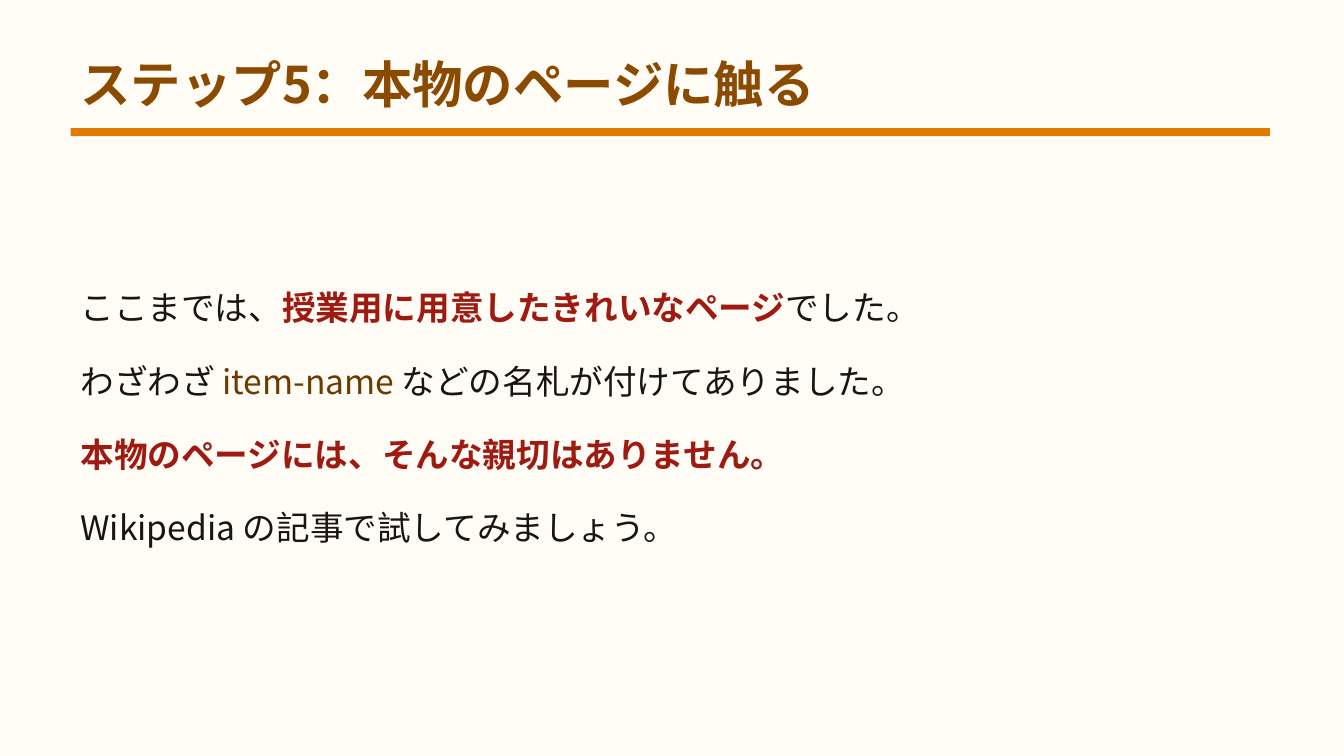
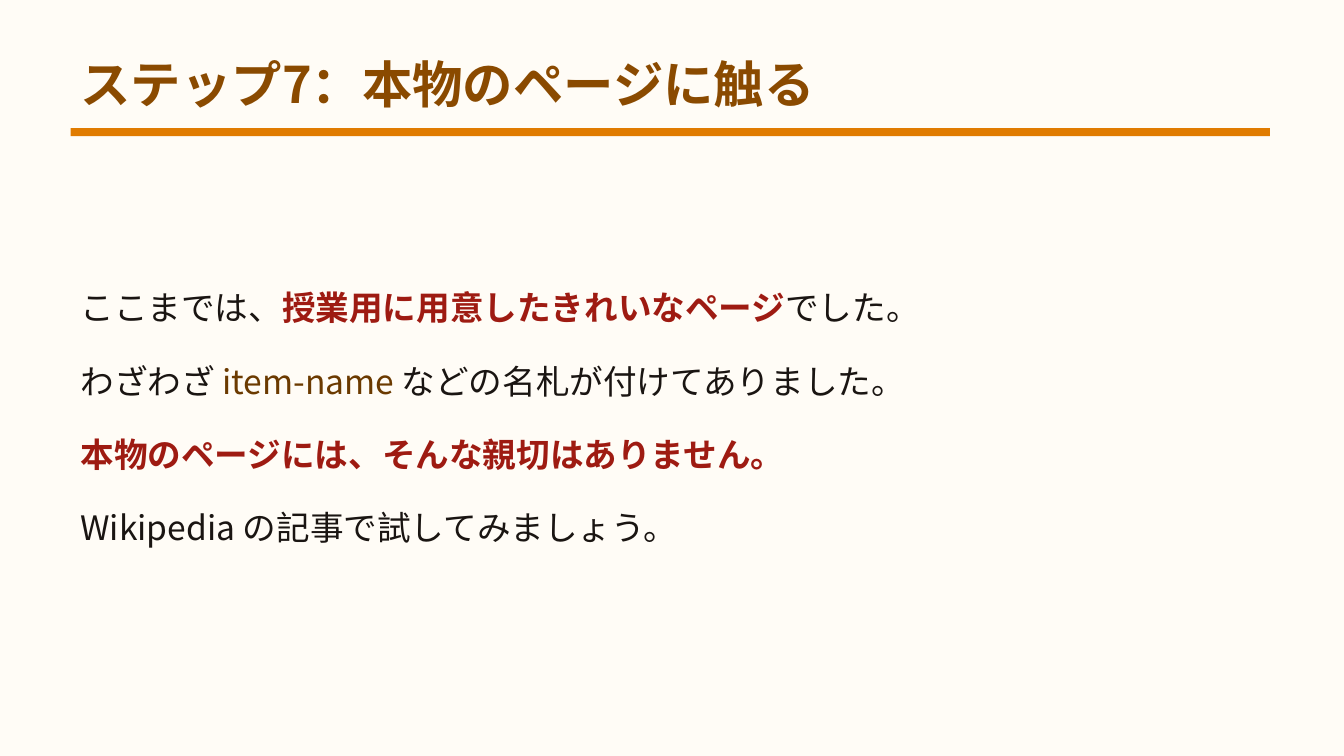
Before and after one commit to yuracode/isshop, a slide deck: slide 56 of docs/slides.pptx (slide 45 before the commit). Drawn at 1344x756 pixels with LibreOffice and Linux fonts; fonts in the diff are those of the drawing. Boxes give left, top, right and bottom in pixels: in the first picture for what was removed or moved away, otherwise in the second. Text is boxed around its words. In the diff, an @@ line names an element or a change of style, - is before the commit and + after.

```diff
--- a/docs/slides.pptx
+++ b/docs/slides.pptx
@@ text at [80,60,814,108]: text changed @@
-ステップ5：本物のページに触る
+ステップ7：本物のページに触る
```
Also in this commit, not shown: 5 other slides changed, 11 slides added, 15 other files.
